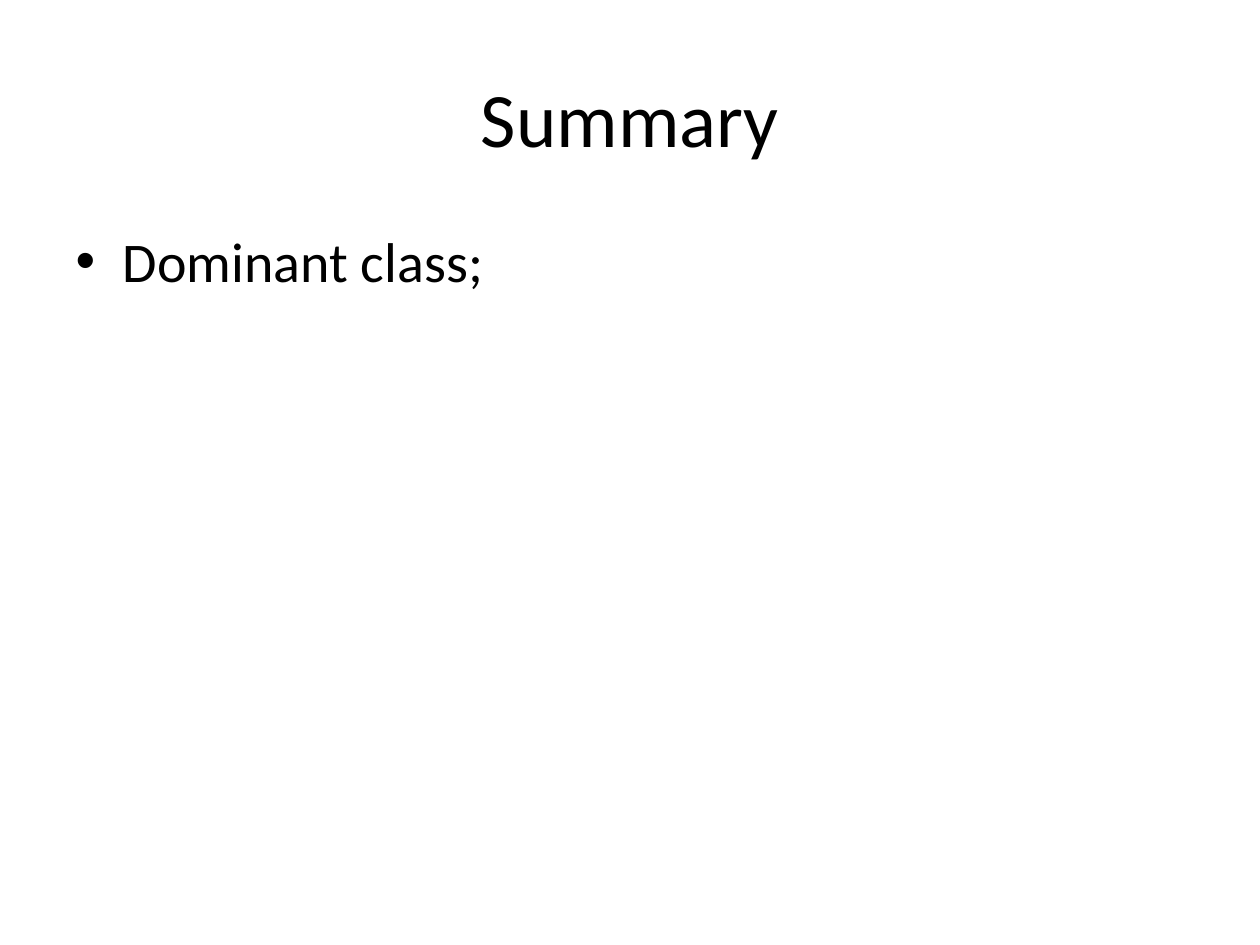
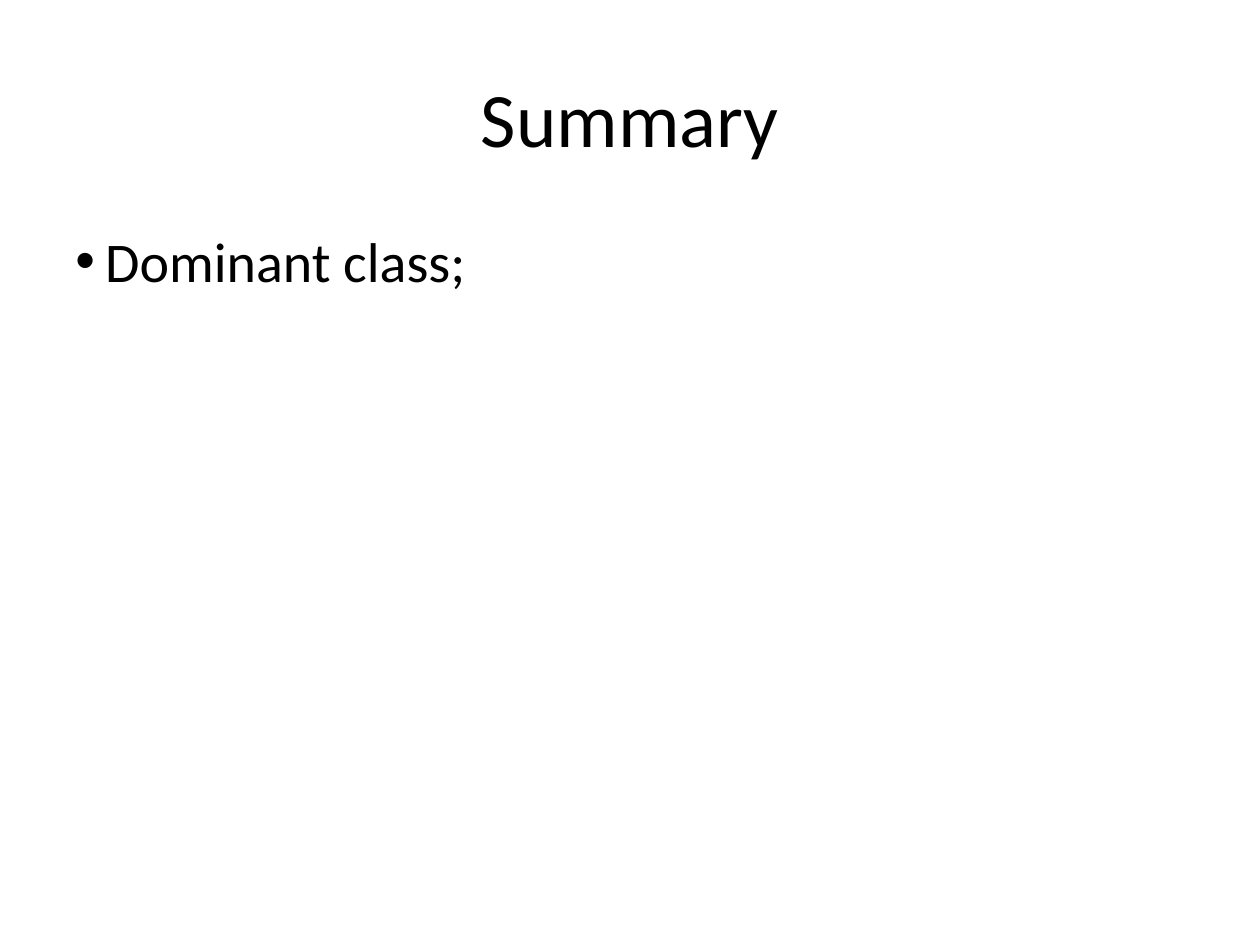
Before and after one commit to ppegusii/cs689-final, a slide deck: slide 14 of doc/slides.pptx. Drawn at 1260x945 pixels with LibreOffice and Linux fonts; fonts in the diff are those of the drawing. Boxes give left, top, right and bottom in pixels: in the first picture for what was removed or moved away, otherwise in the second. Text is boxed around its words. In the diff, an @@ line names an element or a change of style, - is before the commit and + after.

```diff
--- a/doc/slides.pptx
+++ b/doc/slides.pptx
@@ text "Dominant class;" at <box>105,243,465,289</box>: indent changed; less space between paragraphs @@
```
Also in this commit, not shown: 8 other slides changed, 1 slide added, 1 slide removed.
